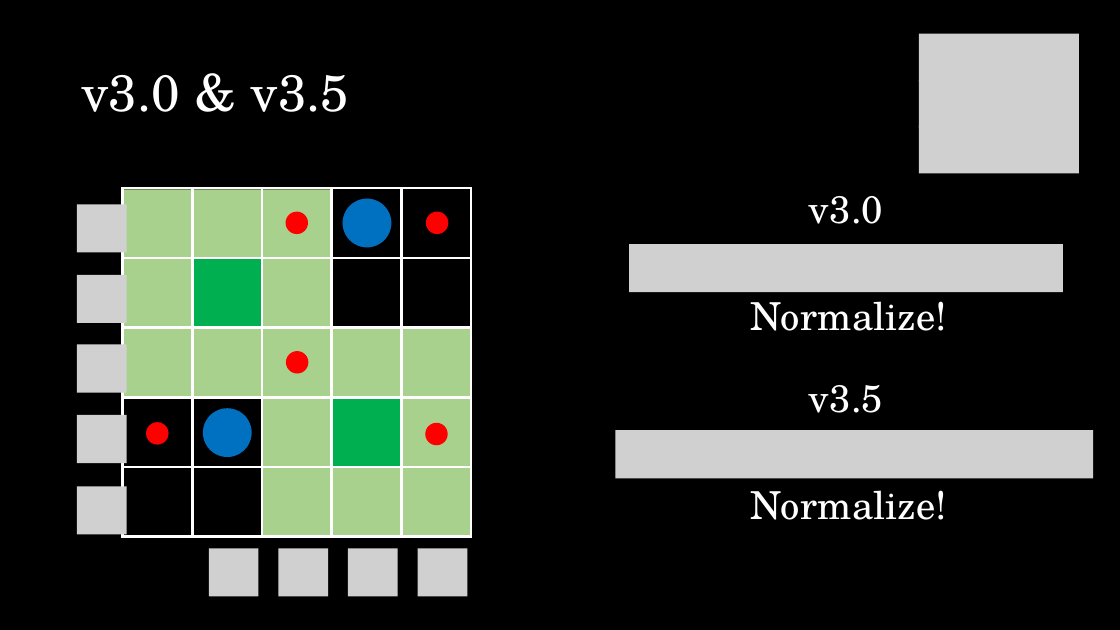
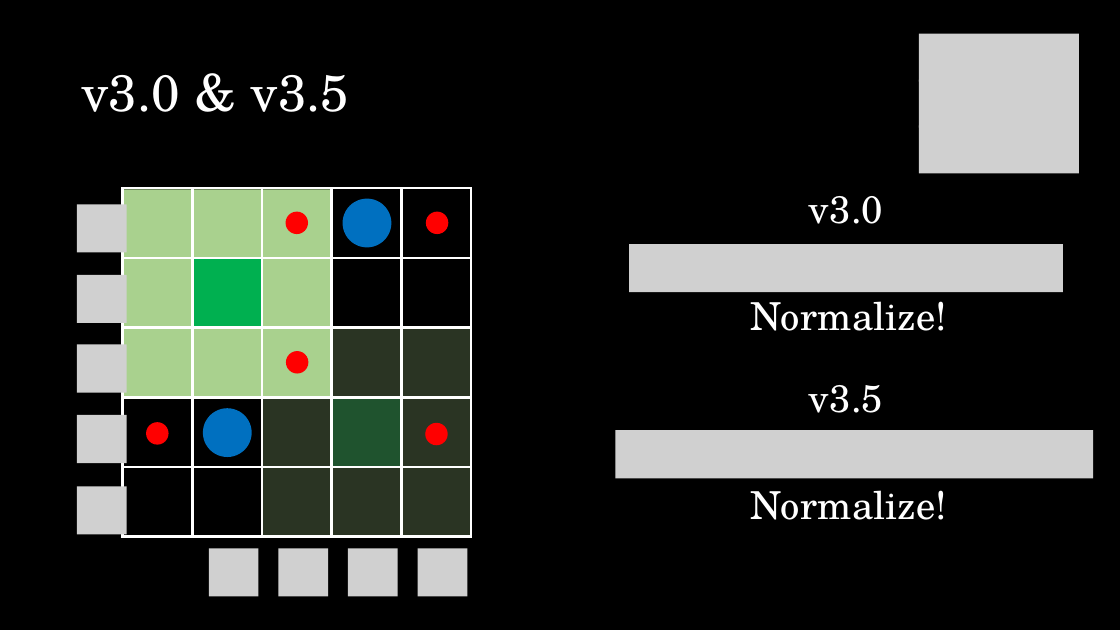
Before and after one commit to jCodingStuff/NCMMLProject, a slide deck: slide 20 of presentation/presentation.pptx (slide 19 before the commit). Drawn at 1120x630 pixels with LibreOffice and Linux fonts; fonts in the diff are those of the drawing; grey boxes stand for pictures. Boxes give left, top, right and bottom in pixels: in the first picture for what was removed or moved away, otherwise in the second. Text is boxed around its words. In the diff, an @@ line names an element or a change of style, - is before the commit and + after.

```diff
--- a/presentation/presentation.pptx
+++ b/presentation/presentation.pptx
@@ rectangle at <box>263,328,471,536</box>: fill #A9D18E to #A9D18E at 25% opacity @@
@@ rectangle at <box>332,397,402,467</box>: fill #00B050 to #00B050 at 25% opacity @@
```
Also in this commit, not shown: 1 slide added.
